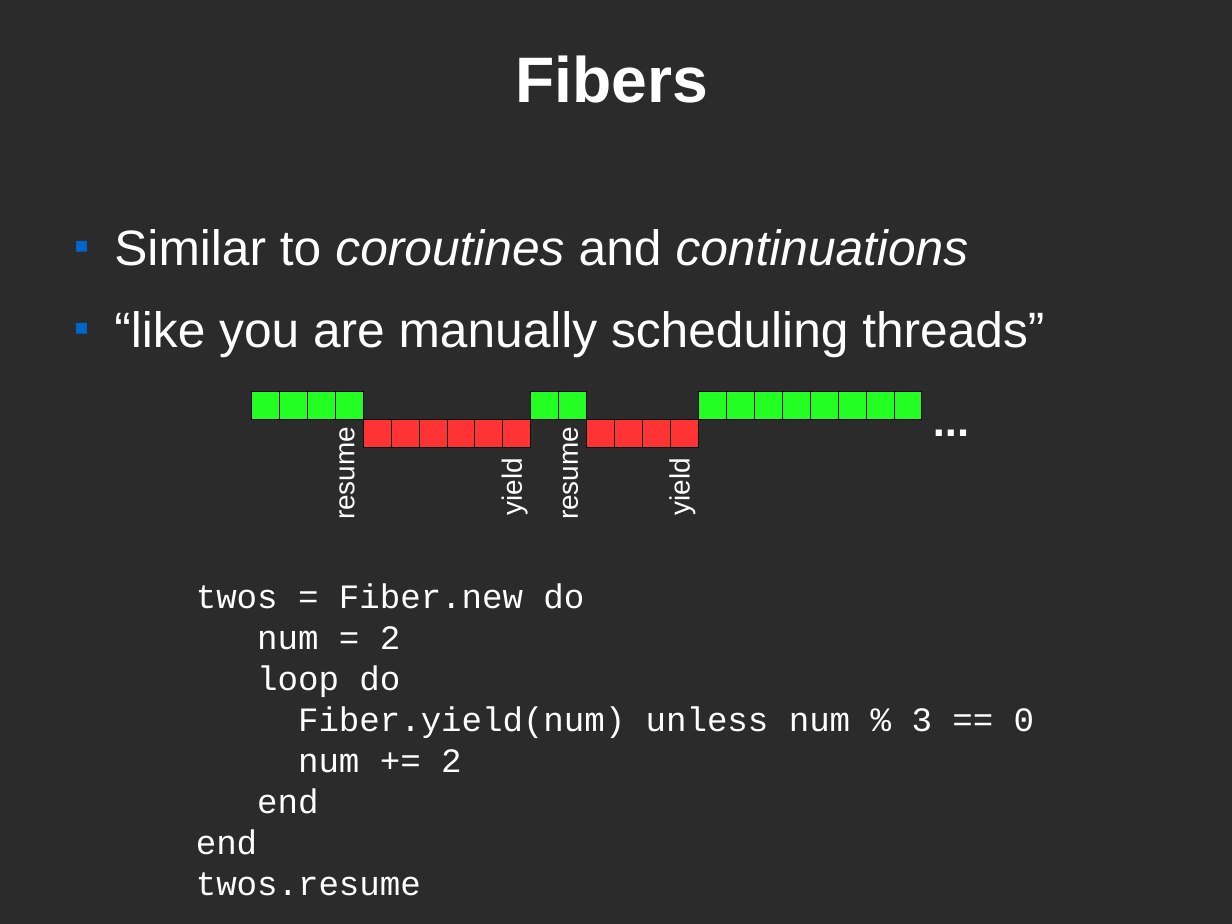
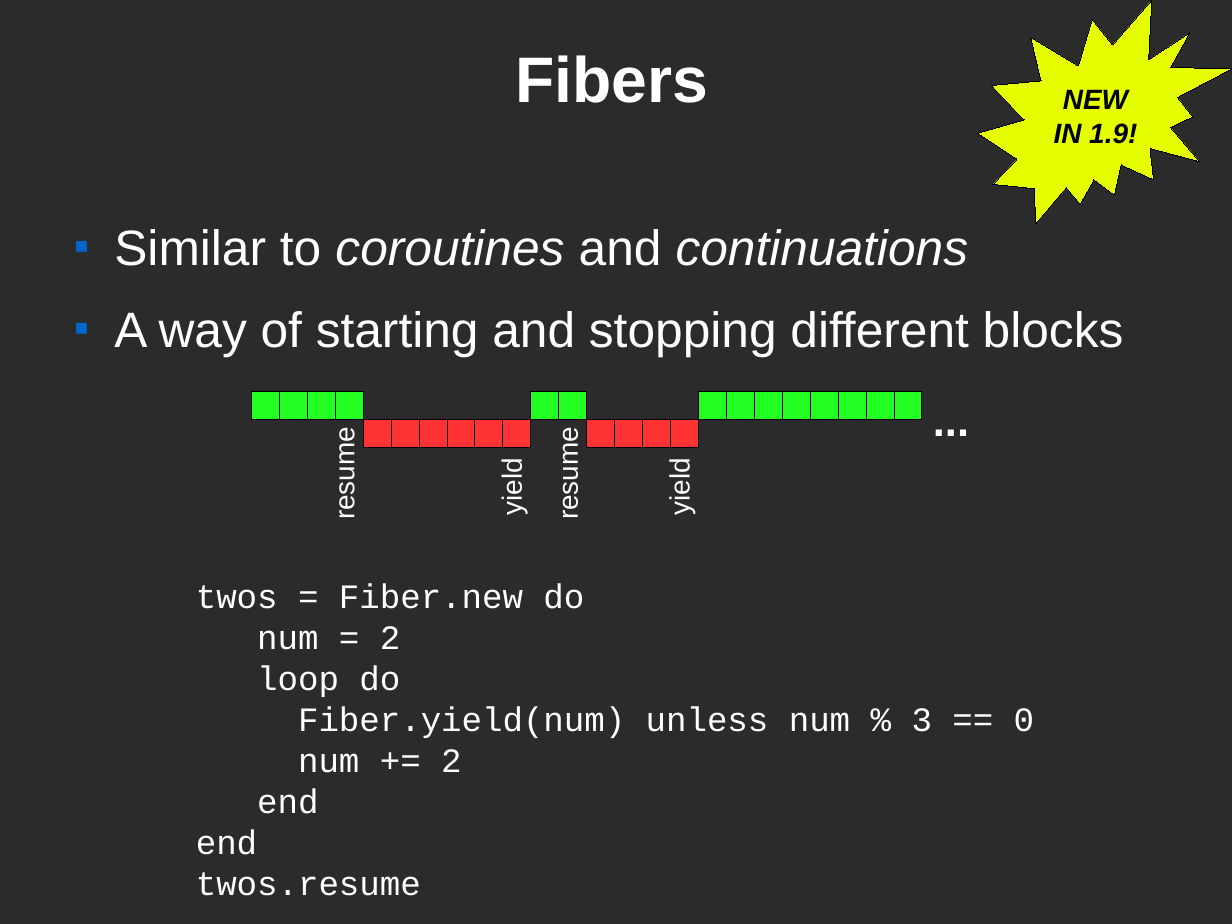
Before and after one commit to pdg137/concurrency-pres, a slide deck: slide 2 of concurrency.odp. Drawn at 1232x924 pixels with LibreOffice and Linux fonts; fonts in the diff are those of the drawing; background and template pictures are left out; a plain dark background stands for a picture behind light text. Boxes give left, top, right and bottom in pixels: in the first picture for what was removed or moved away, otherwise in the second. Text is boxed around its words. In the diff, an @@ line names an element or a change of style, - is before the commit and + after.

Commit message:
threads and processes

```diff
--- a/concurrency.odp
+++ b/concurrency.odp
@@ irregular seal added at box(978, 0, 1232, 224), fill #E6FF00, outline #000000 0 pt, 18 pt, text #000000, bold, italic @@
+NEW
+IN 1.9!
@@ text at box(114, 311, 1124, 357): text changed @@
-■ “like you are manually scheduling threads”
+■ A way of starting and stopping different blocks
```
Also in this commit, not shown: 2 other slides changed, 5 slides added, 3 other files.
